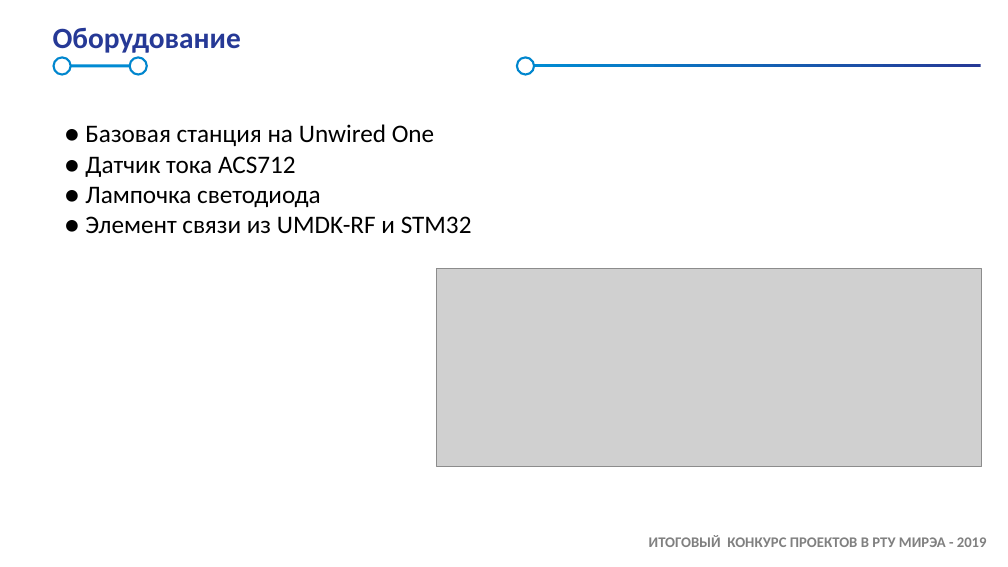
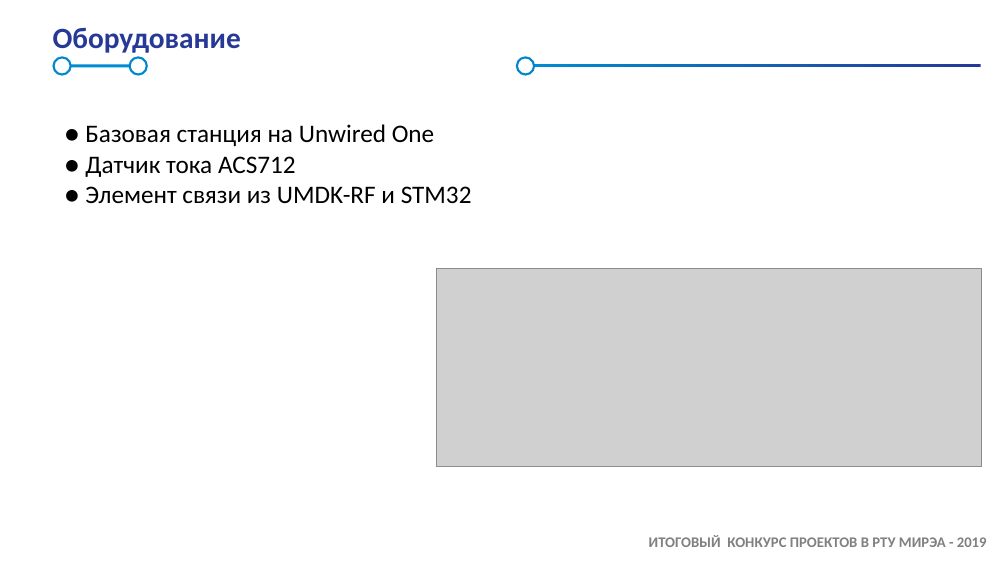
Before and after one commit to Gabslocks/CurrentSensor, a slide deck: slide 7 of docs/SAMSUNG_IoT_Academy_Presentation_Template_2019_1.pptx (slide 6 before the commit). Drawn at 1008x567 pixels with LibreOffice and Linux fonts; fonts in the diff are those of the drawing; grey boxes stand for pictures; background and template pictures are left out. Boxes give left, top, right and bottom in pixels: in the first picture for what was removed or moved away, otherwise in the second. Text is boxed around its words. In the diff, an @@ line names an element or a change of style, - is before the commit and + after.

```diff
--- a/docs/SAMSUNG_IoT_Academy_Presentation_Template_2019_1.pptx
+++ b/docs/SAMSUNG_IoT_Academy_Presentation_Template_2019_1.pptx
@@ text at (85, 186, 321, 207): paragraph removed @@
-● Лампочка светодиода
```
Also in this commit, not shown: 4 other slides changed, 1 other file.
